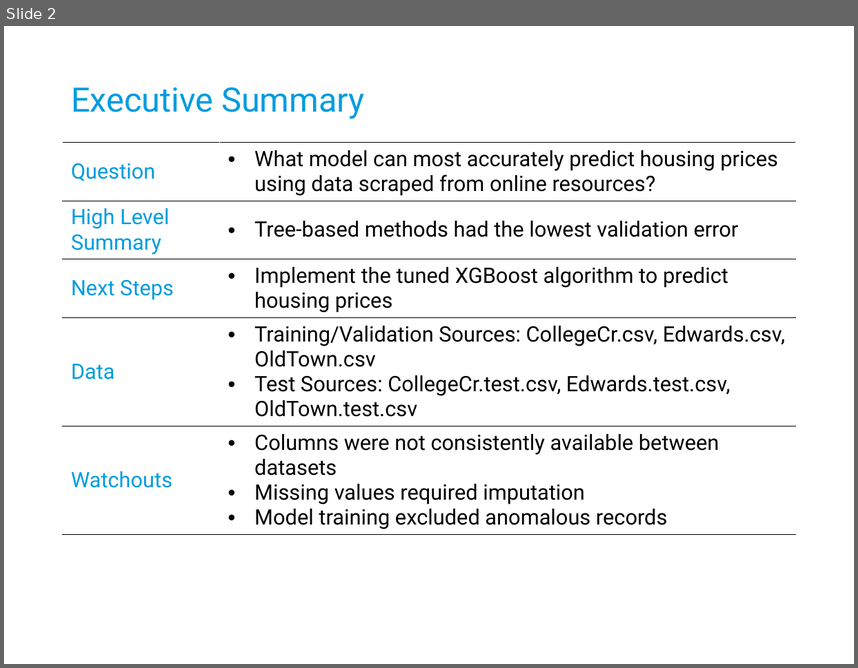
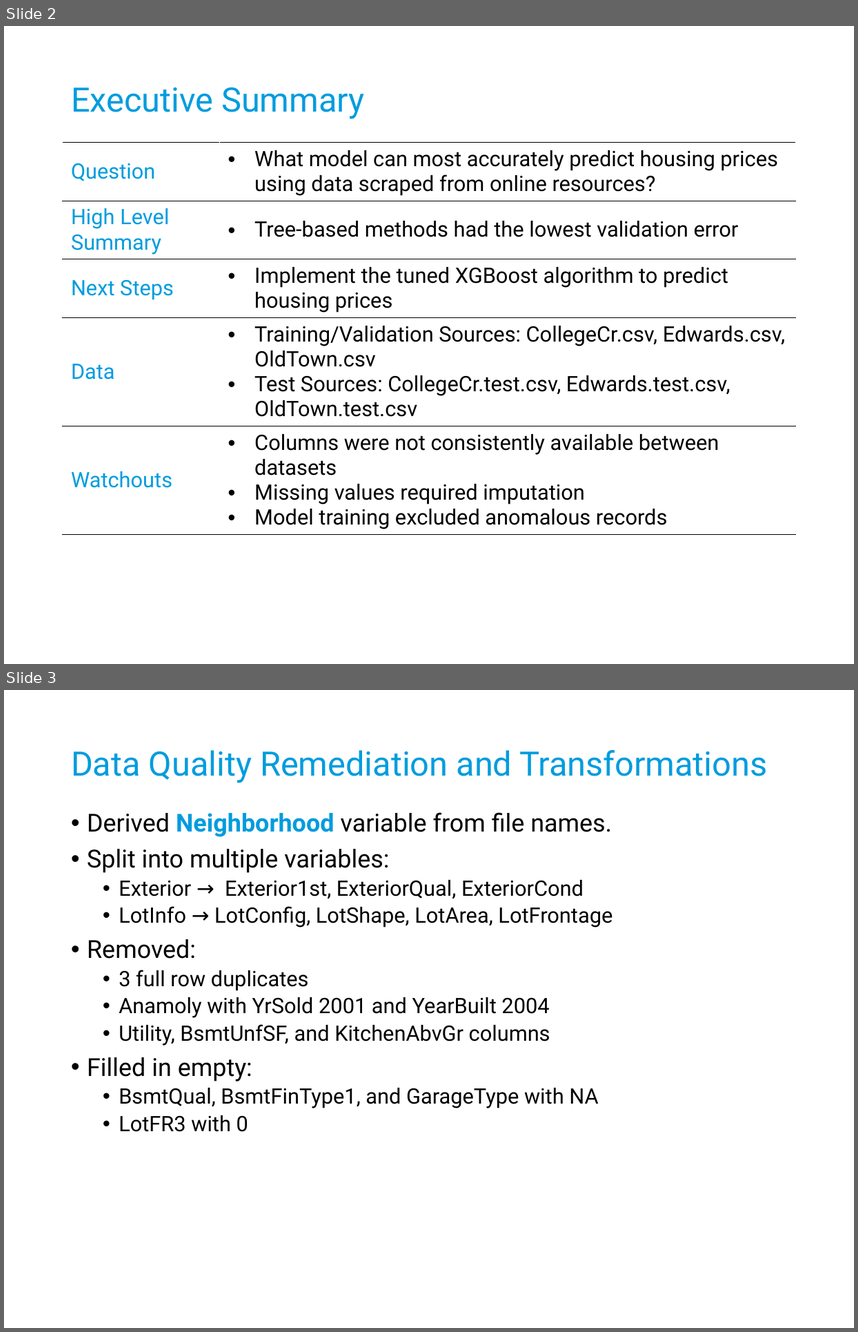
Before and after one commit to Sweigalytics/STAT580_Project2, a slide deck: Presentation/Neil Sweigard STAT580 SU2022 Project 2 Presentation.pptx. Shown one above the other, each under a label of ours: slide 2 before the commit, slides 2 and 3 after it. The pictures are 858x668 and 858x1332 pixels, drawn with LibreOffice and Linux fonts; fonts in the diff are those of the drawing; background and template pictures are left out. Boxes give left, top, right and bottom in pixels: in the first picture for what was removed or moved away, otherwise in the second. Text is boxed around its words. In the diff, an @@ line names an element or a change of style, - is before the commit and + after.

```diff
--- a/Presentation/Neil Sweigard STAT580 SU2022 Project 2 Presentation.pptx
+++ b/Presentation/Neil Sweigard STAT580 SU2022 Project 2 Presentation.pptx
@@ slide 3 added at [4,690,854,1328], background #FFFFFF @@
@@ title added at [71,750,767,783], 28.5 pt, text #009CDE @@
+Data Quality Remediation and Transformations
@@ text added at [87,812,613,1132], 18 pt, text #000000 @@
+• Derived Neighborhood variable from file names.
+• Split into multiple variables:
+  • Exterior → Exterior1st, ExteriorQual, ExteriorCond
+  • LotInfo → LotConfig, LotShape, LotArea, LotFrontage
+• Removed:
+  • 3 full row duplicates
+  • Anamoly with YrSold 2001 and YearBuilt 2004
+  • Utility, BsmtUnfSF, and KitchenAbvGr columns
+• Filled in empty:
+  • BsmtQual, BsmtFinType1, and GarageType with NA
+  • LotFR3 with 0
```
Also in this commit, not shown: 2 slides changed, 3 other slides added, 1 slide removed, 6 other files.
